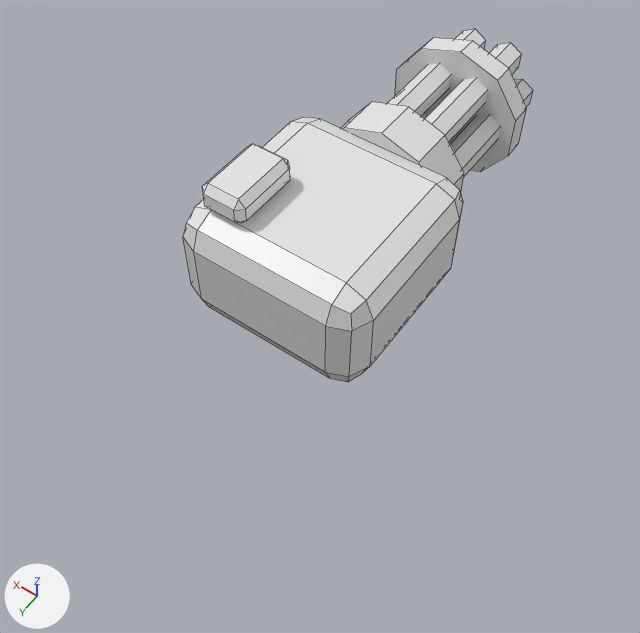
A saved change to the FBX model Assets/Game/Art/Stylized/Towers/SM_Tower_Gatling_1x1_01.fbx.
Both versions are drawn from a camera (50 mm lens) standing at (-0.686, 0.998, 1.455) and looking at (-0.029, 0.077, 0.009). Lighting does not change. The marker at lower left points along +X, +Y and +Z. The picture after the commit comes second. Mesh edges are drawn as thin lines. Where no turn or scale is listed for an object, it has been applied to the vertices.

Objects in the first picture: 'SM_Tower_Gatling_1x1_01_Head'.
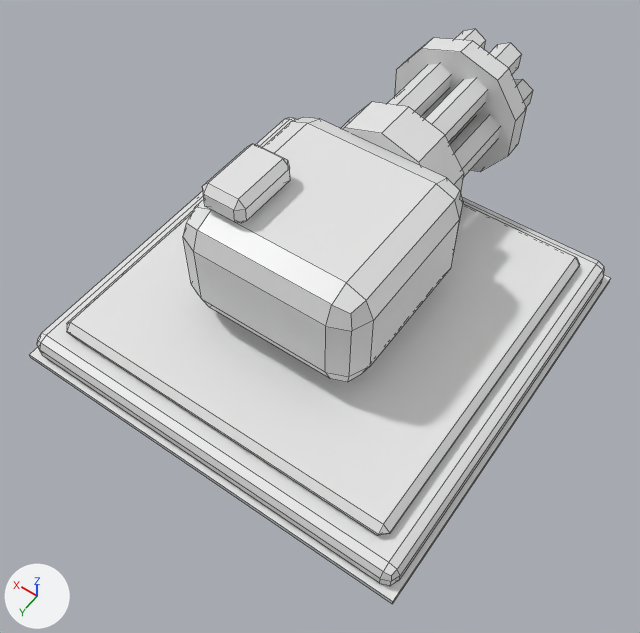
The newer file is also turned or shifted as a whole; pictures and numbers use the older file's frame.

Boxes (x1, y1, x2, y2) around the edits, measured in the pictures (640 x 633 px):
'SM_Tower_Gatling_1x1_01_Base', now drawn: after (29, 118, 611, 604)

Patch to the scene script:
```diff
--- a/Assets/Game/Art/Stylized/Towers/SM_Tower_Gatling_1x1_01.fbx.py
+++ b/Assets/Game/Art/Stylized/Towers/SM_Tower_Gatling_1x1_01.fbx.py
@@ me_sm_tower_gatling_1x1_01_base @@
+me_sm_tower_gatling_1x1_01_base.from_pydata(...)  # 88 vertices, 86 faces; spans x -0.46..0.46, y -0.1..0.003, z -0.46..0.46
+me_sm_tower_gatling_1x1_01_base.materials.append(mat_m_stylized_palette)  # white #e7e7e7
@@ ob_sm_tower_gatling_1x1_01_base @@
-ob_sm_tower_gatling_1x1_01_base = bpy.data.objects.new('SM_Tower_Gatling_1x1_01_Base', None)
+ob_sm_tower_gatling_1x1_01_base = bpy.data.objects.new('SM_Tower_Gatling_1x1_01_Base', me_sm_tower_gatling_1x1_01_base)
 ob_sm_tower_gatling_1x1_01_base.location = (0.0, 0.0, 0.0)
```
